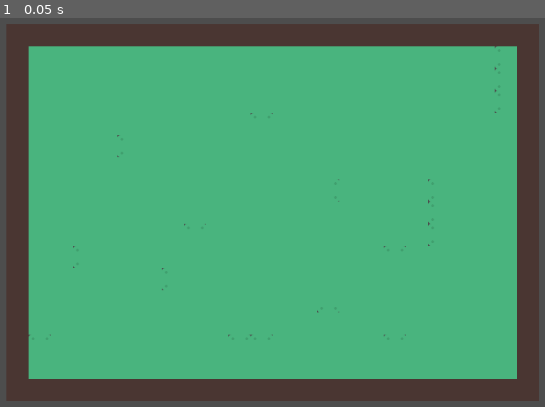
Above: before the commit, frame 1.
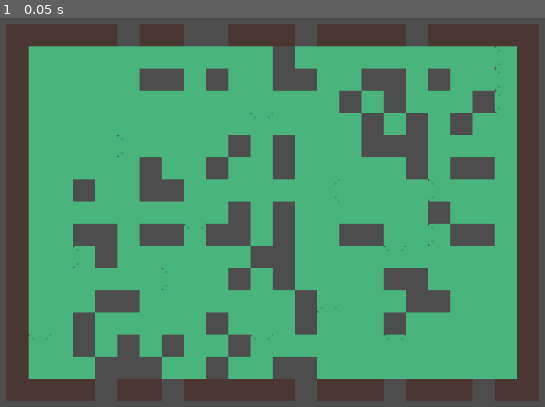
Above: after the commit, the same moment.

Repository: Crhonopost/poa-wizard
Game: Godot game, scene res://Level/level.tscn
Same seed, same stepped clock (60 frames per second), same inputs: the game is played once before the commit and once after it. The project has no main scene, so this scene is started directly.
Inputs:
- Up to frame 1 (0.05 s): no input

The runs differ from the first frame. In frame 1, 19% of the frame differs, in the area x 13-91%, y 1-99%.

Commit message:
trous dans le labyrinthe

Diff:
--- /dev/null
+++ b/godot-wizard/Environement/generate.gd
@@ -0,0 +1,35 @@
+extends TileMap
+
+var map_width = 10
+var map_height = 10
+
+#id de la tuile a rajouter
+var tile_id =  10
+
+#nombre tuiles aleatoires
+var tile_count = 100
+
+
+func place_random_tiles():
+	var placed_tiles = 0
+	while placed_tiles < tile_count:
+		var x = int(randf_range(-map_width, map_width))
+		var y = int(randf_range(-map_height, map_height))
+		var position = Vector2(x, y)
+
+		# Vérifie si une tuile est déjà placée à cette position dans le layer foreground
+		if get_cell_source_id(0, position) != 1:
+			# Place la tuile à la position générée
+			set_cell(0, position, tile_id)
+			placed_tiles += 1
+
+
+
+# Called when the node enters the scene tree for the first time.
+func _ready() -> void:
+	place_random_tiles()
+
+
+# Called every frame. 'delta' is the elapsed time since the previous frame.
+func _process(delta: float) -> void:
+	pass
--- a/godot-wizard/Environement/labyrinthe.tres
+++ b/godot-wizard/Environement/labyrinthe.tres
@@ -262,6 +262,7 @@
 13:11/0 = 0
 14:11/0 = 0
 15:11/0 = 0
+15:11/0/physics_layer_0/polygon_0/points = PackedVector2Array(-32, -32, 32, -32, 32, 32, -32, 32)
 16:11/0 = 0
 17:11/0 = 0
 18:11/0 = 0
@@ -272,4 +273,5 @@
 [resource]
 tile_size = Vector2i(64, 64)
 physics_layer_0/collision_layer = 1
+navigation_layer_0/layers = 1
 sources/0 = SubResource("TileSetAtlasSource_5yvvl")
--- a/godot-wizard/Environement/labyrinthe.tscn
+++ b/godot-wizard/Environement/labyrinthe.tscn
@@ -1,6 +1,7 @@
-[gd_scene load_steps=2 format=3 uid="uid://c0y0nqrpteykq"]
+[gd_scene load_steps=3 format=3 uid="uid://c0y0nqrpteykq"]
 
 [ext_resource type="TileSet" uid="uid://b2rgsceo2wd1t" path="res://Environement/labyrinthe.tres" id="1_iba1c"]
+[ext_resource type="Script" path="res://Environement/generate.gd" id="2_b3pce"]
 
 [node name="Labyrinthe" type="Node2D"]
 
@@ -11,3 +12,4 @@
 layer_0/name = "background"
 layer_0/tile_data = PackedInt32Array(65535, 1048576, 5, 0, 1048576, 5, 65536, 1048576, 5, 131071, 1048576, 5, 65537, 10 …(8112 unchanged characters)…
 layer_1/name = "foreground"
+script = ExtResource("2_b3pce")
